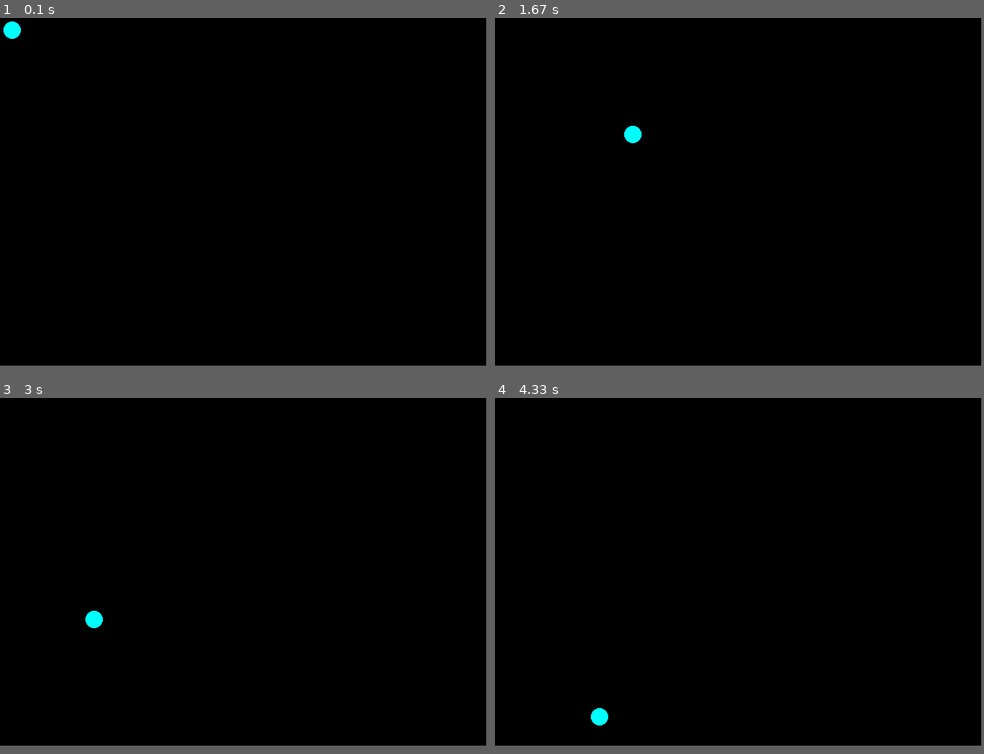
Above: before the commit, frames 1-4 (two rows, left to right).
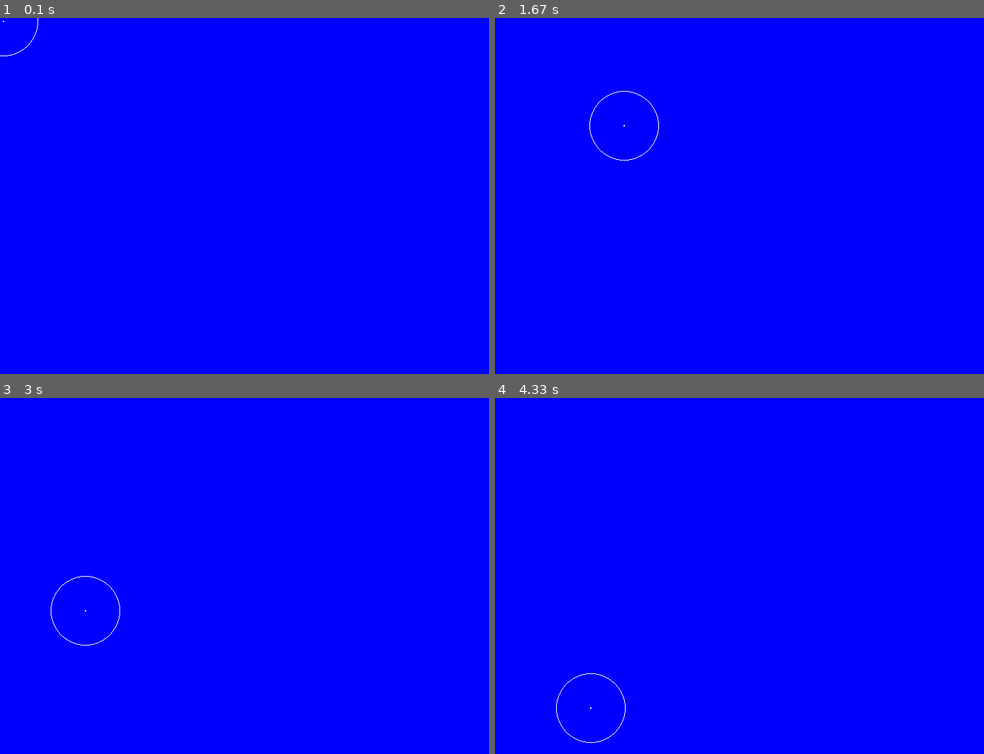
Above: after the commit, the same moments.

Repository: saegl5/myprojects
Game: pygame game, started from Codes/pygame-interaction-part-1.py
The game is run twice, just before and just after one commit, with the same random seed, the same clock (stepped at 60 frames per second) and the same inputs.
Inputs (mouse positions are in pixels of both pictures, inside the frame that each line leads up to):
- Up to frame 1 (0.1 s): no input
- Up to frame 2 (1.67 s): click (739, 196) at 0.38 s; click (788, 274) at 0.72 s; click (920, 320) at 1.05 s; click (622, 124) at 1.38 s
- Up to frame 3 (3 s): click (244, 618) at 1.72 s; click (176, 501) at 2.05 s; click (415, 668) at 2.38 s; click (83, 611) at 2.72 s
- Up to frame 4 (4.33 s): click (597, 508) at 3.05 s; click (622, 640) at 3.38 s; click (915, 657) at 3.72 s; click (592, 707) at 4.05 s
In our replay, the window is 700x500 before the commit and 704x512 after it. These sizes can differ from the game's own. Grey fills any space a smaller window leaves; there, only what the larger window draws over its background counts as a difference.

The runs differ from the first frame. In frame 1, 97% of the frame differs, in the area x 0-100%, y 0-98%; in frame 2, 97%; in frame 3, 97%; in frame 4, 97%.

Commit message:
using blueprints and integrating ideas of unit iii

Diff:
--- a/Codes/pygame-interaction-part-1.py
+++ b/Codes/pygame-interaction-part-1.py
@@ -1,28 +1,28 @@
 import pygame # import the Pygame library of functions
 pygame.init() # initialize the game engine
 
-CYAN = pygame.Color("cyan") # example, alternative style
+BLUE = pygame.Color("blue") # example, alternative style
 # (Red, Green, Blue) = (0-255, 0-255, 0-255)
 # 0-255 is amount of color
 # the amount of color is additive
 # can also choose your own color
 # parentheses of numbers (e.g., (211, 211, 211)) is called a tuple
-BLACK = (0, 0, 0)
+WHITE = pygame.Color("white")
 
-size = (700, 500) # (width, height) in pixels
+size = (704, 512) # (width, height) in pixels
 screen = pygame.display.set_mode(size) # set screen size
 done = False # define "done"
 clock = pygame.time.Clock() # define "clock"
 # offsets are defined by mouse/trackpad position
 # no increments are defined
-pygame.mouse.set_visible(False) # hide pointer
 
 pygame.display.set_caption("QUESTABOX's Cool Game") # title, or choose your own
 
 # --- Functions
-def draw_snowman(screen, x_offset, y_offset):
-    # Draw an ellipse
-    pygame.draw.ellipse(screen, CYAN, [0+x_offset, 0+y_offset, 25, 25])
+def draw_circle(screen, x_offset, y_offset):
+    # Draw a circle
+    pygame.draw.circle(screen, WHITE, (0+x_offset, 0+y_offset), radius=50, width=1)
+    pygame.draw.circle(screen, WHITE, (0+x_offset, 0+y_offset), radius=1, width=1)
 # -------------
 
 while not done: # meaning WHILE True, loop keeps window open
@@ -34,10 +34,10 @@
     x_offset = pos[0]
     y_offset = pos[1]
     # --------------
-    screen.fill(BLACK) # clear the screen
+    screen.fill(BLUE) # clear the screen
     # --- Drawing code
-    # draw_snowman(screen, 10, 10) # numbers are offsets
-    draw_snowman(screen, x_offset, y_offset) # rely on mouse/trackpad
+    # draw_circle(screen, 10, 10) # numbers are offsets
+    draw_circle(screen, x_offset, y_offset) # rely on mouse/trackpad
     # ----------------
     pygame.display.flip() # update the screen
     clock.tick(60) # maximum 60 frames per second (i.e., no more than 60 times through WHILE loop each second)
--- a/Codes/pygame-interaction-part-2.py
+++ b/Codes/pygame-interaction-part-2.py
@@ -1,15 +1,15 @@
 import pygame # import the Pygame library of functions
 pygame.init() # initialize the game engine
 
-CYAN = pygame.Color("cyan") # example, alternative style
+BLUE = pygame.Color("blue") # example, alternative style
 # (Red, Green, Blue) = (0-255, 0-255, 0-255)
 # 0-255 is amount of color
 # the amount of color is additive
 # can also choose your own color
 # parentheses of numbers (e.g., (211, 211, 211)) is called a tuple
-BLACK = (0, 0, 0)
+WHITE = pygame.Color("white")
 
-size = (700, 500) # (width, height) in pixels
+size = (704, 512) # (width, height) in pixels
 screen = pygame.display.set_mode(size) # set screen size
 done = False # define "done"
 clock = pygame.time.Clock() # define "clock"
@@ -21,13 +21,10 @@
 pygame.display.set_caption("QUESTABOX's Cool Game") # title, or choose your own
 
 # --- Functions
-def draw_snowman(screen, x_offset, y_offset):
-    # Draw a circle for the head
-    pygame.draw.ellipse(screen, CYAN, [35+x_offset, 0+y_offset, 25, 25])
-    # Draw the middle snowman circle
-    pygame.draw.ellipse(screen, CYAN, [23+x_offset, 20+y_offset, 50, 50])
-    # Draw the bottom snowman circle
-    pygame.draw.ellipse(screen, CYAN, [0+x_offset, 65+y_offset, 100, 100])
+def draw_circle(screen, x_offset, y_offset):
+    # Draw a circle
+    pygame.draw.circle(screen, WHITE, (0+x_offset, 0+y_offset), radius=50, width=1)
+    pygame.draw.circle(screen, WHITE, (0+x_offset, 0+y_offset), radius=1, width=1)
 # -------------
 
 while not done: # meaning WHILE True, loop keeps window open
@@ -37,13 +34,13 @@
         # --- Keyboard events
         elif event.type == pygame.KEYDOWN:
             if event.key == pygame.K_LEFT: # note "event.key"
-                x_increment = -5
+                x_increment = -7
             elif event.key == pygame.K_RIGHT:
-                x_increment = 5
+                x_increment = 7
             elif event.key == pygame.K_UP: # recall that y increases going downward
-                y_increment = -5 # note "y_increment"
+                y_increment = -7 # note "y_increment"
             elif event.key == pygame.K_DOWN:
-                y_increment = 5
+                y_increment = 7
         elif event.type == pygame.KEYUP:
             if event.key == pygame.K_LEFT or event.key == pygame.K_RIGHT:
                 x_increment = 0
@@ -53,18 +50,18 @@
     x_offset += x_increment
     y_offset += y_increment
     if 0+x_offset < 0:
-        x_offset = 0 # prevent shape from passing left edge, based on bottom snowman circle
-    elif 0+x_offset + 100 > size[0]:
-        x_offset = size[0] - 100 # from x_offset + 100 = size[0], solved for x_offset
+        x_offset = 0 # prevent center point from passing left edge
+    elif 0+x_offset > size[0]:
+        x_offset = size[0]
     if 0+y_offset < 0:
-        y_offset = 0 # prevent shape from passing top edge, based on circle for the head
-    elif 0+y_offset + 165 > size[1]:
-        y_offset = size[1] - 165 # based on circle for the head, middle snowman circle, and bottom snowman circle, subtracted overlap
+        y_offset = 0 # prevent center point from passing top edge
+    elif 0+y_offset> size[1]:
+        y_offset = size[1]
     # --------------
-    screen.fill(BLACK) # clear the screen
+    screen.fill(BLUE) # clear the screen
     # --- Drawing code
-    # draw_snowman(screen, 10, 10) # numbers are offsets
-    draw_snowman(screen, x_offset, y_offset) # rely on keyboard
+    # draw_circle(screen, 10, 10) # numbers are offsets
+    draw_circle(screen, x_offset, y_offset) # rely on keyboard
     # ----------------
     pygame.display.flip() # update the screen
     clock.tick(60) # maximum 60 frames per second (i.e., no more than 60 times through WHILE loop each second)
